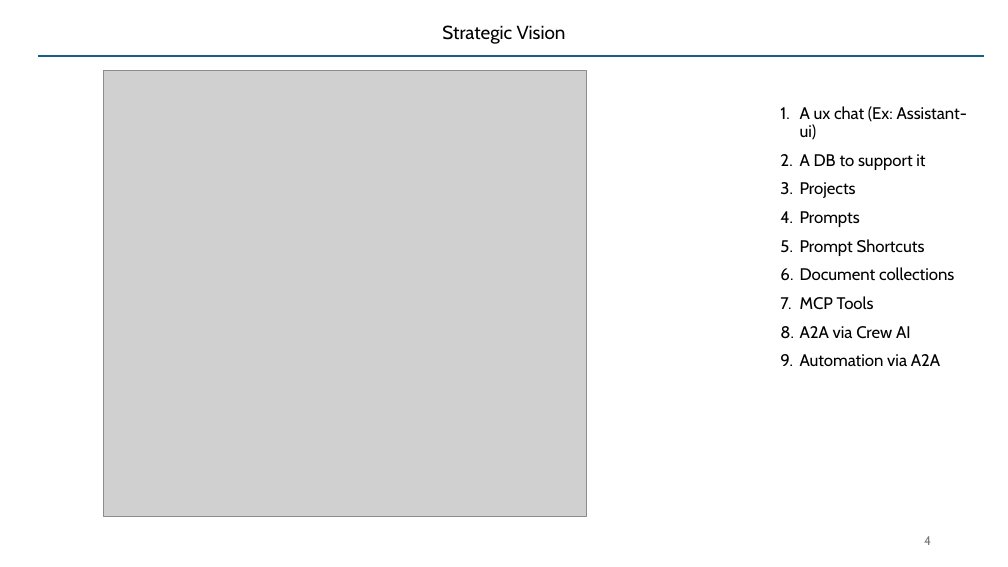
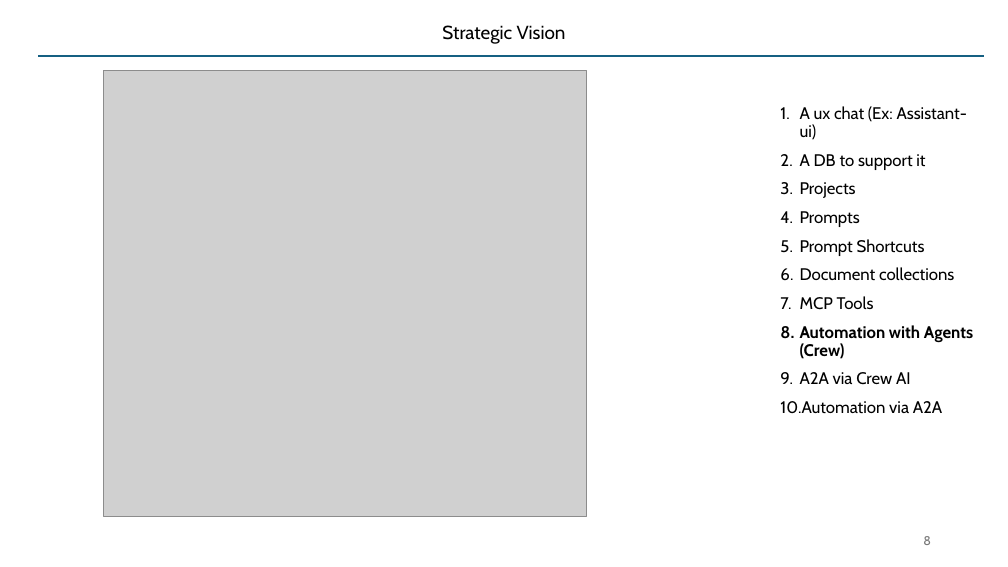
Before and after one commit to SatyaKomatineni/articles-repo, a slide deck: slide 8 of architecture/applied-genai-testbed.pptx (slide 4 before the commit). Drawn at 1008x567 pixels with LibreOffice and Linux fonts; fonts in the diff are those of the drawing; grey boxes stand for pictures. Boxes give left, top, right and bottom in pixels: in the first picture for what was removed or moved away, otherwise in the second. Text is boxed around its words. In the diff, an @@ line names an element or a change of style, - is before the commit and + after.

```diff
--- a/architecture/applied-genai-testbed.pptx
+++ b/architecture/applied-genai-testbed.pptx
@@ text at [800,325,973,359]: paragraph added @@
+8. Automation with Agents (Crew)
@@ page number at [923,536,931,545]: text changed @@
-4
+8
```
Also in this commit, not shown: 2 other slides changed, 14 slides added.
